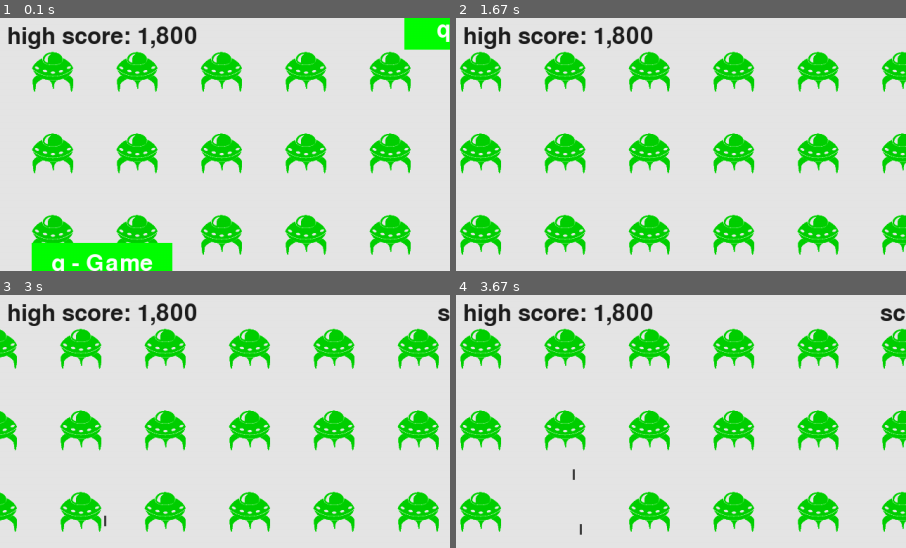
Above: before the commit, frames 1-4 (two rows, left to right).
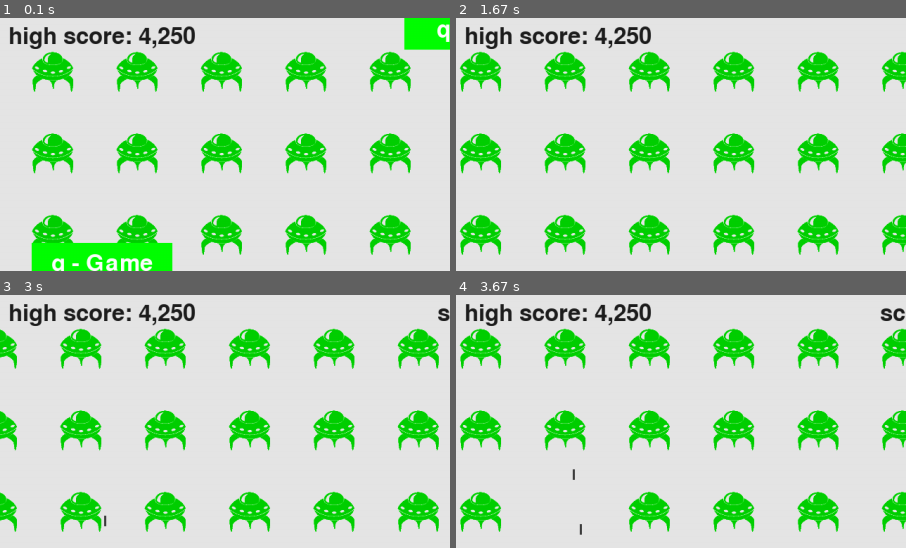
Above: after the commit, the same moments.

Repository: PedroPLCode/python-public
Game: pygame game, started from unicorns_forever/unicorns_forever.py
The game is run twice, just before and just after one commit, with the same random seed, the same clock (stepped at 60 frames per second) and the same inputs.
Inputs:
- Up to frame 1 (0.1 s): no input
- Up to frame 2 (1.67 s): tap G at 0.33 s; tap Space at 0.67, 1.07, 1.37, 1.57 s; hold Right 1-1.47 s; hold Up from 1.5 s (still down)
- Up to frame 3 (3 s): release Up at 1.8 s; hold Right 1.83-2.3 s; tap Space at 1.9, 2.2, 2.4, 2.7, 2.97 s; tap B at 1.98 s; hold Left 2.33-2.87 s; hold Down from 2.9 s (still down)
- Up to frame 4 (3.67 s): release Down at 3.2 s; hold Left 3.23-3.63 s; tap Space at 3.3, 3.6 s; tap B at 3.38 s
The pictures show only the part of the screen within x 39-89%, y 1-51%; the shares and areas given below are measured in that part.

The runs differ from the first frame. In frame 1, 1.4% of the frame differs, in the area x 1-44%, y 3-13%; in frame 2, 1.4%; in frame 3, 1.4%; in frame 4, 1.4%.

Commit message:
upgrades

Diff:
--- a/high_score.json
+++ b/high_score.json
@@ -1 +1 @@
-1800
+4250
--- a/unicorns_forever/unicorn.py
+++ b/unicorns_forever/unicorn.py
@@ -39,10 +39,10 @@
         if self.moving_left and self.rect.left > 0:
             self.rect.x -= self.settings.unicorn_speed_left_right
             self.image = self.imageup_left
-        if self.moving_up: # and self.rect.top < self.screen_rect.top:
+        if self.moving_up and self.rect.top > 0:
             self.rect.y -= self.settings.unicorn_speed_up_down
             self.image = self.image_up
-        if self.moving_down: # and self.rect.bottom > 0:
+        if self.moving_down and self.rect.bottom < self.screen_rect.bottom:
             self.rect.y += self.settings.unicorn_speed_up_down
             self.image = self.imageup_down
 
